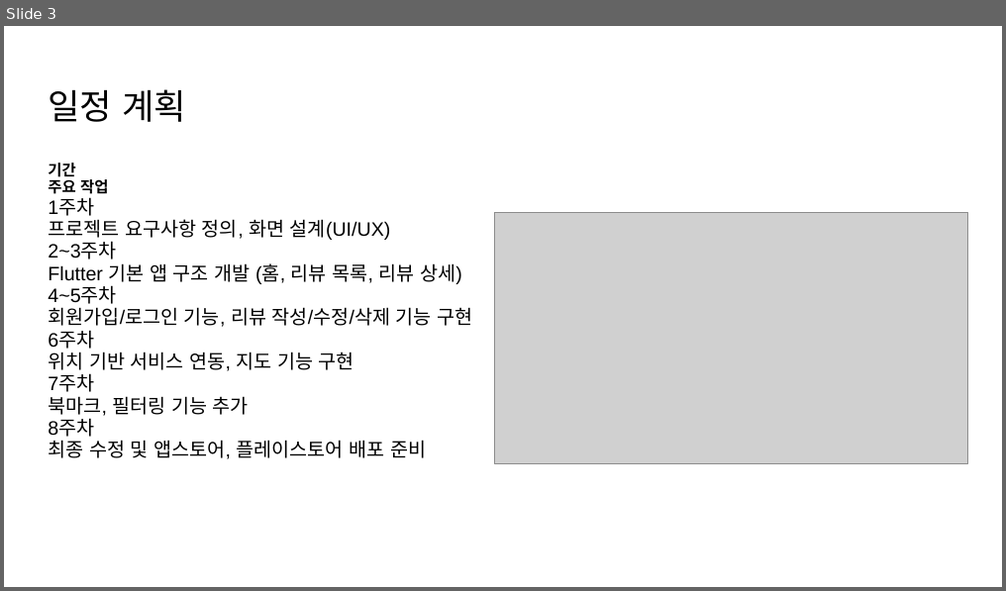
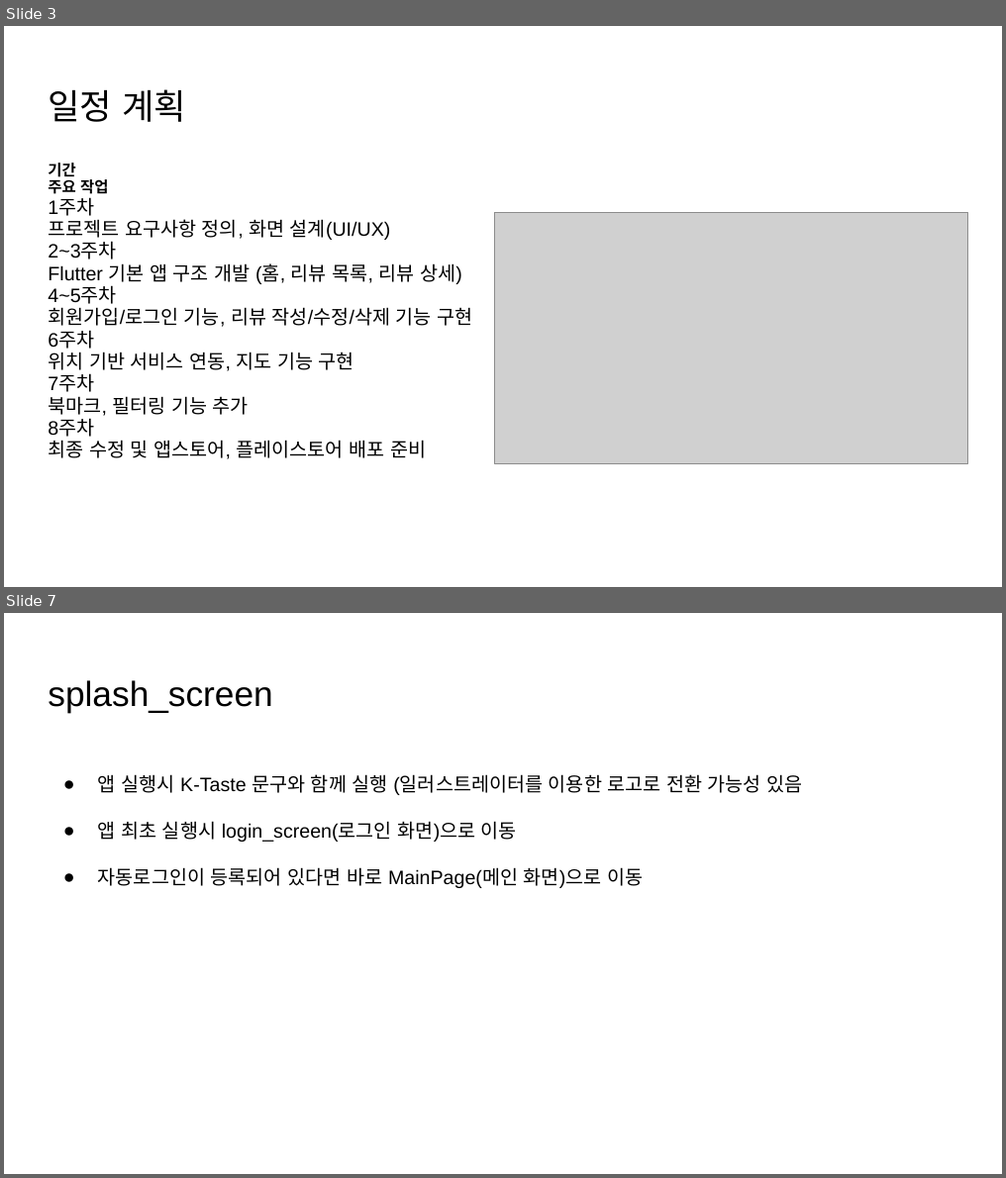
Before and after one commit to yurei55/TIL, a slide deck: K-Taste.pptx. Shown one above the other, each under a label of ours: slide 3 before the commit, slides 3 and 7 after it; the slides between them are not shown. The pictures are 1006x591 and 1006x1178 pixels, drawn with LibreOffice and Linux fonts; fonts in the diff are those of the drawing; grey boxes stand for pictures. Boxes give left, top, right and bottom in pixels: in the first picture for what was removed or moved away, otherwise in the second. Text is boxed around its words. In the diff, an @@ line names an element or a change of style, - is before the commit and + after.

```diff
--- a/K-Taste.pptx
+++ b/K-Taste.pptx
@@ slide 7 added at (4, 613, 1002, 1174), background #FFFFFF @@
@@ title added at (48, 680, 272, 712), 25.2 pt, text #000000 @@
+splash_screen
@@ text added at (98, 774, 803, 888), 14 pt, text #000000 @@
+● 앱 실행시 K-Taste 문구와 함께 실행 (일러스트레이터를 이용한 로고로 전환 가능성 있음
+● 앱 최초 실행시 login_screen(로그인 화면)으로 이동
+● 자동로그인이 등록되어 있다면 바로 MainPage(메인 화면)으로 이동
```
Also in this commit, not shown: 4 slides changed, 8 other slides added, 1 slide removed.
